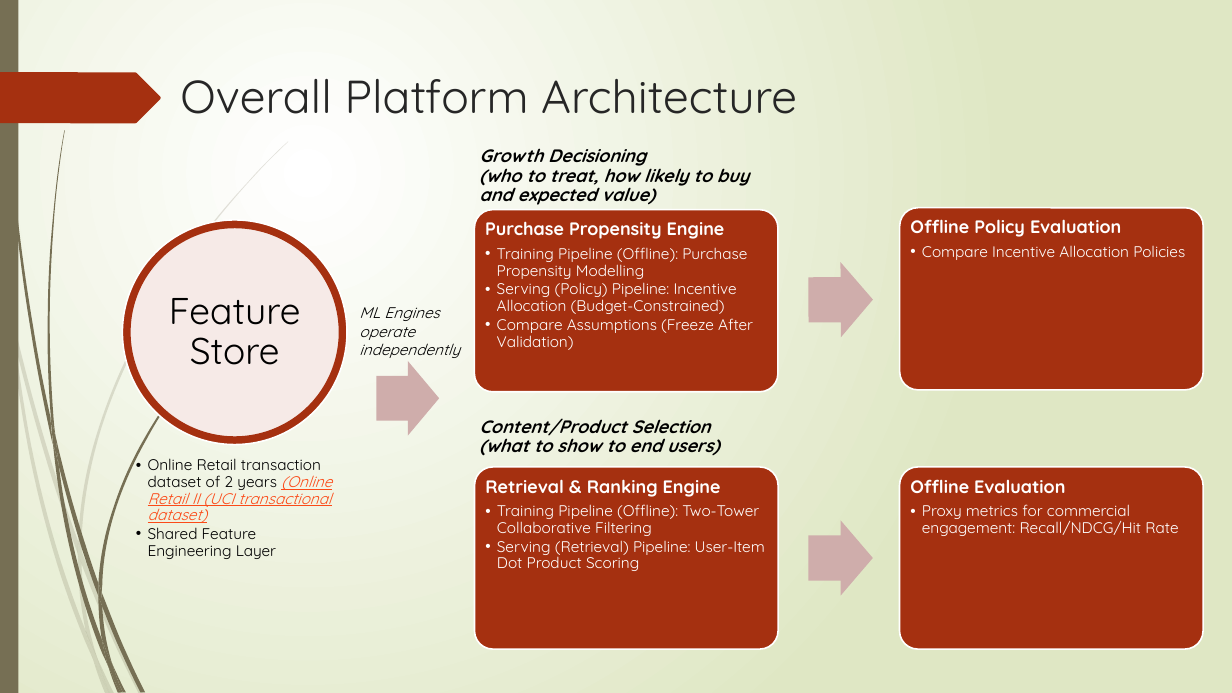
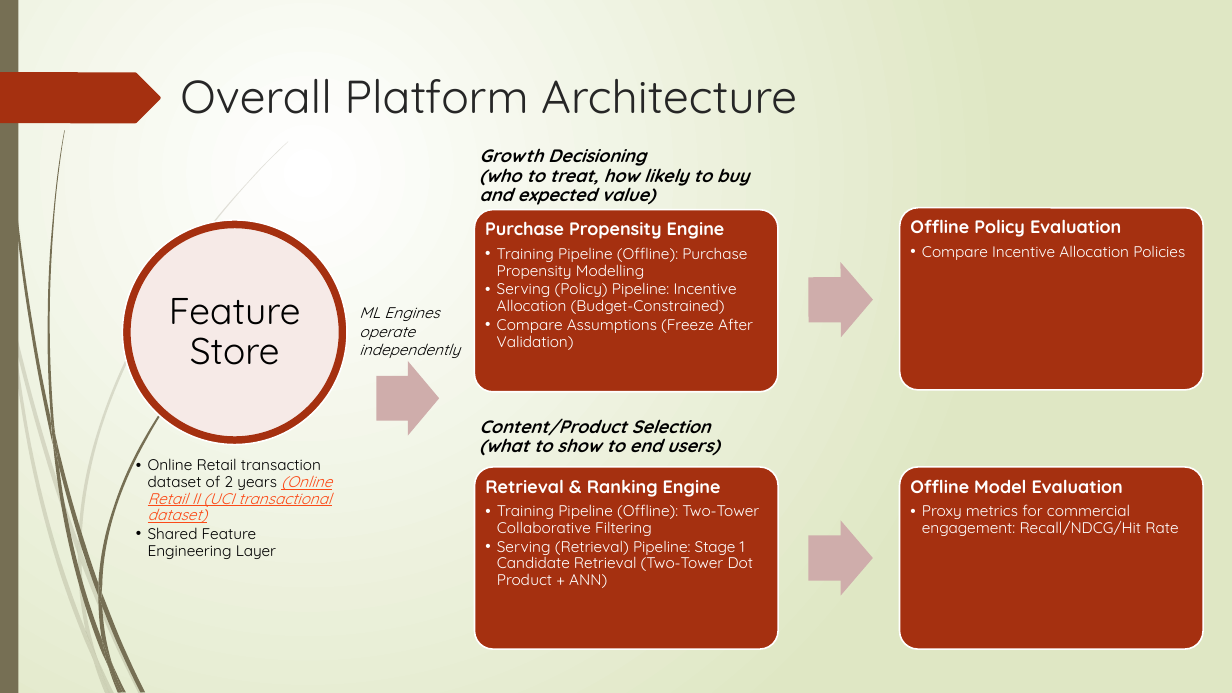
Before and after one commit to Phrey001/mle-marketplace-growth, a slide deck: slide 2 of docs/architecture.pptx. Drawn at 1232x693 pixels with LibreOffice and Linux fonts; fonts in the diff are those of the drawing. Boxes give left, top, right and bottom in pixels: in the first picture for what was removed or moved away, otherwise in the second. Text is boxed around its words. In the diff, an @@ line names an element or a change of style, - is before the commit and + after.

Commit message:
updated recommenders architecture and specs, ready to implement

```diff
--- a/docs/architecture.pptx
+++ b/docs/architecture.pptx
@@ text at [910, 479, 1123, 493]: text changed @@
-Offline Evaluation
+Offline Model Evaluation
@@ text at [497, 540, 754, 588]: text changed @@
-  • Serving (Retrieval) Pipeline: User-Item Dot Product Scoring
+  • Serving (Retrieval) Pipeline: Stage 1 Candidate Retrieval (Two-Tower Dot Product + ANN)
```
Also in this commit, not shown: 3 other slides changed, 1 other file.
